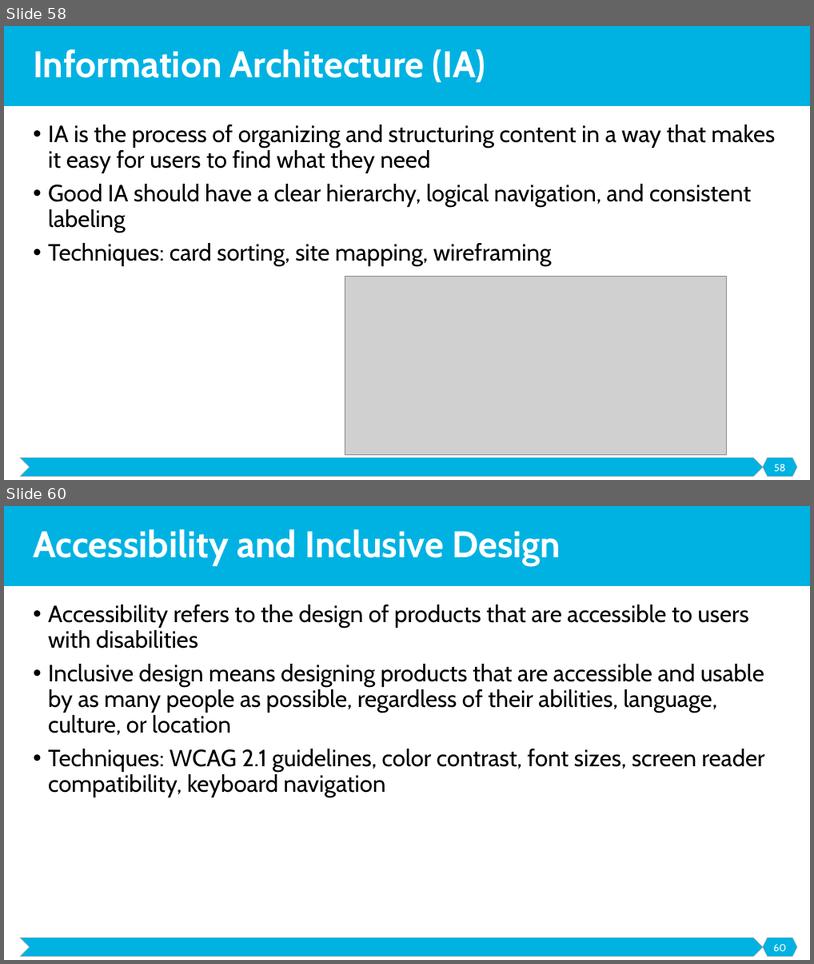
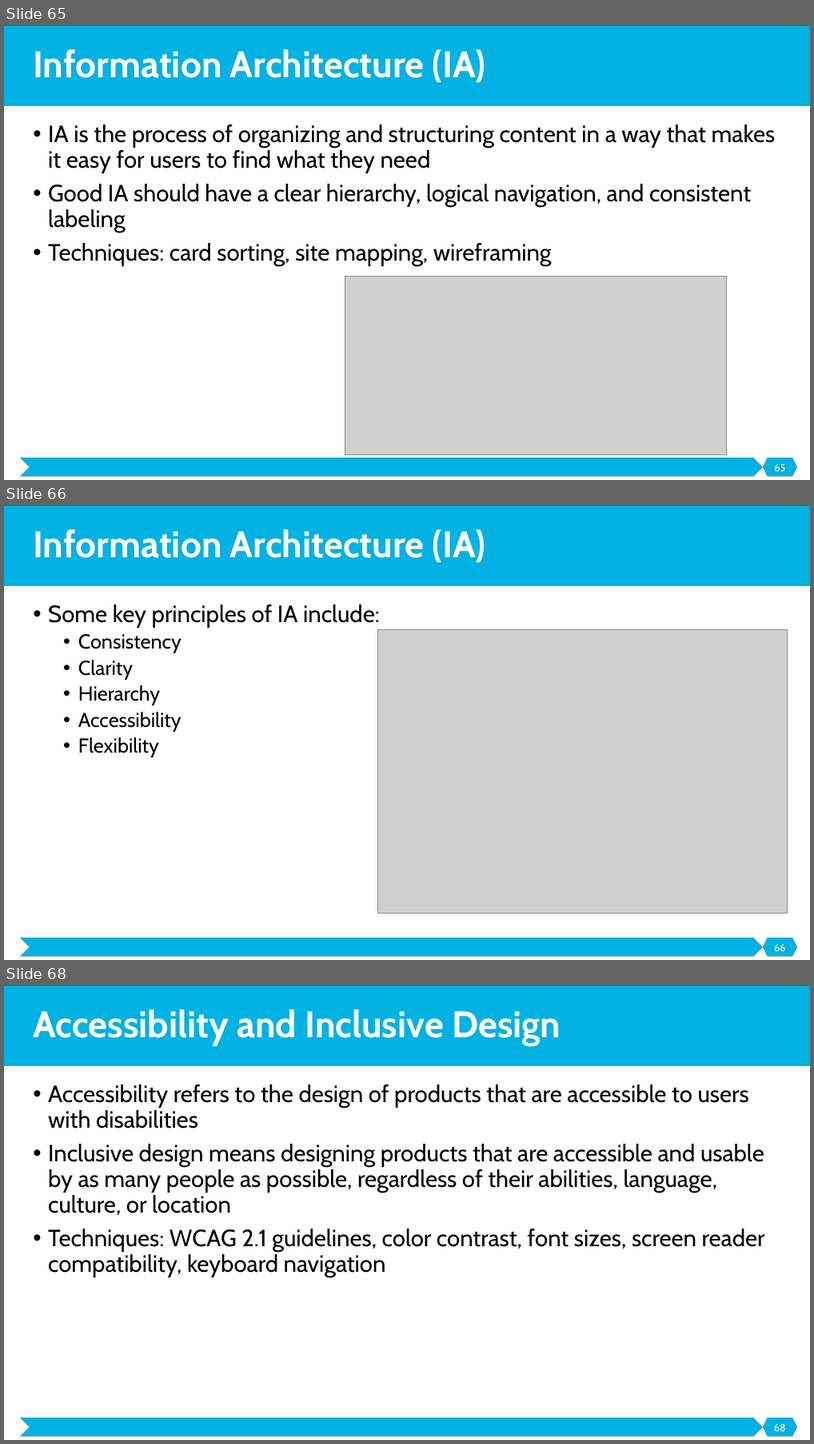
Before and after one commit to malenezi/malenezi, a slide deck: SE495/Lectures/3-Ideation and Design/Ideation and Design.pptx. Shown one above the other, each under a label of ours: slides 58 and 60 before the commit, slides 65, 66 and 68 after it; the slides between them are not shown. The pictures are 814x964 and 814x1444 pixels, drawn with LibreOffice and Linux fonts; fonts in the diff are those of the drawing; grey boxes stand for pictures. Boxes give left, top, right and bottom in pixels: in the first picture for what was removed or moved away, otherwise in the second. Text is boxed around its words. In the diff, an @@ line names an element or a change of style, - is before the commit and + after.

```diff
--- a/SE495/Lectures/3-Ideation and Design/Ideation and Design.pptx
+++ b/SE495/Lectures/3-Ideation and Design/Ideation and Design.pptx
@@ slide 66 added at bbox=[4, 506, 810, 960], background #FFFFFF; not listed: 3 template elements that a slide beside it also shows @@
@@ title added at bbox=[33, 529, 486, 563], 44 pt, text #FFFFFF, bold @@
+Information Architecture (IA)
@@ text added at bbox=[48, 604, 380, 757], 24 pt, text #000000 @@
+• Some key principles of IA include:
+  • Consistency
+  • Clarity
+  • Hierarchy
+  • Accessibility
+  • Flexibility
@@ picture added at bbox=[378, 629, 787, 913] @@
@@ page number added at bbox=[774, 944, 786, 951], 12 pt, text #FFFFFF @@
+66
@@ what was slide 58 is now slide 65 @@
@@ page number at bbox=[774, 464, 786, 471]: text changed @@
-58
+65
@@ what was slide 60 is now slide 68 @@
@@ page number at bbox=[774, 1424, 786, 1431]: text changed @@
-60
+68
```
Also in this commit, not shown: 2 slides changed, 9 other slides added, 2 slides removed, 8 other files.
